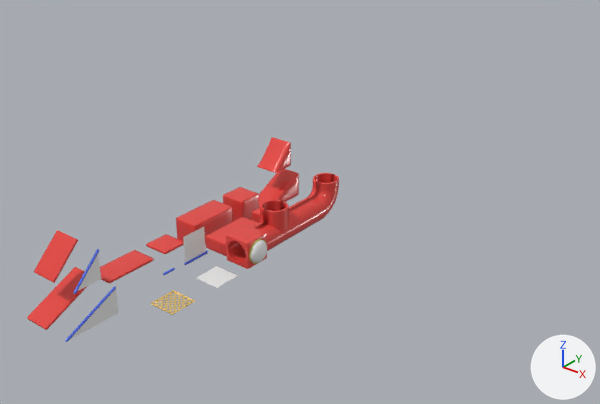
Two versions of the FBX model Context1/Assets/Art Assets/2 Environments/Playground/Playground Prefabs.fbx, one commit apart.
The view is the same before and after, from a 50 mm camera at (40.2, -42.9, 28.7) aimed at (5.7, 0.2, 2.0). The lights are fixed; the arrows at lower right show +X, +Y and +Z. Where no turn or scale is listed for an object, it has been applied to the vertices.

Before the edit, the objects in view are built like this:
```python
me_mesh_004 = bpy.data.meshes.new('Mesh.004')
me_mesh_004.from_pydata(...)  # 170 vertices, 168 faces; spans x -1.0..1.0, y -2.0..2.0, z -0.1..0.1
me_mesh_004.materials.append(mat_toycube_red)  # red #e74640
me_mesh_009 = bpy.data.meshes.new('Mesh.009')
me_mesh_009.from_pydata(...)  # 218 vertices, 216 faces; spans x -1.0..1.0, y -2.0..2.0, z -0.5..0.5
me_mesh_009.materials.append(mat_toycube_red)  # red #e74640
me_tube_t_002 = bpy.data.meshes.new('Tube_T.002')
me_tube_t_002.from_pydata(...)  # 313 vertices, 297 faces; spans x -1.0..1.0, y -1.0..3.0, z -1.0..2.0
# faces by material slot: [169, 128]
me_tube_t_002.materials.append(mat_tubeback)  # red #e74640
me_tube_t_002.materials.append(mat_tubefront)  # red #e74640
ob_toycubelong_thin = bpy.data.objects.new('ToyCubeLong_Thin', me_mesh_009)
ob_toycubelong_thin.location = (3.0, -4.0, 0.0)
ob_toyplatformlong = bpy.data.objects.new('ToyPlatformLong', me_mesh_004)
ob_toyplatformlong.location = (0.0, -12.0, 0.0)
ob_tube_t = bpy.data.objects.new('Tube_T', me_tube_t_002)
ob_tube_t.location = (6.0, -4.0, 1.0)
# also in view: 'Tube_Straight' at (6.0, 0.0, 1.0); 'FenceNet' at (3.0, -8.0, 1.0); 'ToyPlatform_Diagonal' at (0.0, -17.0, 3.0); 'ToyCubeLong' at (0.0, -4.0, 0.0); 'Tube_Corner' at (6.0, 2.5, 1.5)
```
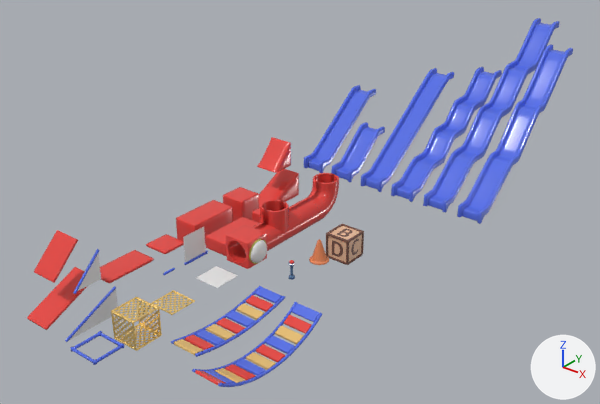
The change, as a list of edits to the scene's bpy script:
```text
Add ob_fencerim_box:
    ob_fencerim_box = bpy.data.objects.new('FenceRim_Box', me_fencerim_box)  # 648 vertices, 768 faces; spans x -1.12..1.12, y -1.12..1.12, z -0.1..0.1; in mat_toycube_blue (blue #5670e7)
    ob_fencerim_box.location = (6.0, -19.0, -0.1)
Add ob_lettberbox:
    ob_lettberbox = bpy.data.objects.new('LettberBox', me_letterbox_001)  # 882 vertices, 888 faces; spans x -0.99..0.99, y -0.99..0.99, z -0.99..0.99; in mat_lettercubeabcdef (picture img_lettercubeabcdef_png)
    ob_lettberbox.location = (10.0, 0.0, 0.0)
Add ob_slide1:
    ob_slide1 = bpy.data.objects.new('Slide1', me_mesh_014)  # 1146 vertices, 1144 faces; spans x -1.0..1.0, y -1.0..7.0, z -0.1..5.4; in mat_toycube_blue (blue #5670e7)
    ob_slide1.location = (0.04, 10.0, 0.0)
Add ob_bridgeb:
    ob_bridgeb = bpy.data.objects.new('BridgeB', me_bridgeb_001)  # 3203 vertices, 3418 faces; spans x -1.1..1.1, y -9.18..0.06, z -1.52..0.17; in mat_toycube_red (red #e74640), mat_toycube_blue (blue #5670e7), mat_toycube_yellow (orange #e7be73)
    ob_bridgeb.location = (13.0, -8.0, -0.1)
Add ob_slide5:
    ob_slide5 = bpy.data.objects.new('Slide5', me_mesh_018)  # 2298 vertices, 2296 faces; spans x -1.0..1.0, y -1.0..17.0, z -0.1..11.4; in mat_toycube_blue (blue #5670e7)
    ob_slide5.location = (12.04, 10.0, 0.0)
Add ob_bridgea:
    ob_bridgea = bpy.data.objects.new('BridgeA', me_bridgea_001)  # 2618 vertices, 2792 faces; spans x -1.1..1.1, y -7.93..0.02, z -0.65..0.1; in mat_toycube_red (red #e74640), mat_toycube_blue (blue #5670e7), mat_toycube_yellow (orange #e7be73)
    ob_bridgea.location = (10.0, -8.0, -0.1)
Add ob_trafficcone:
    ob_trafficcone = bpy.data.objects.new('TrafficCone', me_mesh_020)  # 674 vertices, 672 faces; spans x -0.68..0.68, y -0.68..0.68, z 0.0..1.59; in mat_trafficcone (orange #e78758)
    ob_trafficcone.location = (10.0, -3.0, 0.0)
Add ob_buttonbase:
    ob_buttonbase = bpy.data.objects.new('ButtonBase', me_buttonbase)  # 401 vertices, 393 faces; spans x -0.217..0.217, y -0.217..0.217, z 0.0..1.2; in mat_buttonled_strip (white #e7e7e7), mat_buttonbase (blue #59799f), mat_buttonbase2 (blue #42577e)
    ob_buttonbase.location = (10.0, -6.0, 0.0)
Add ob_slide6:
    ob_slide6 = bpy.data.objects.new('Slide6', me_mesh_019)  # 1914 vertices, 1912 faces; spans x -1.0..1.0, y -1.0..13.0, z -0.1..10.4; in mat_toycube_blue (blue #5670e7)
    ob_slide6.location = (15.04, 10.0, 0.0)
Add ob_slide2:
    ob_slide2 = bpy.data.objects.new('Slide2', me_mesh_015)  # 1146 vertices, 1144 faces; spans x -1.0..1.0, y -1.0..4.0, z -0.1..3.4; in mat_toycube_blue (blue #5670e7)
    ob_slide2.location = (3.04, 10.0, 0.0)
Add ob_slide4:
    ob_slide4 = bpy.data.objects.new('Slide4', me_mesh_017)  # 2298 vertices, 2296 faces; spans x -1.0..1.0, y -1.0..13.0, z -0.1..7.4; in mat_toycube_blue (blue #5670e7)
    ob_slide4.location = (9.04, 10.0, 0.0)
Add ob_slide3:
    ob_slide3 = bpy.data.objects.new('Slide3', me_mesh_016)  # 1146 vertices, 1144 faces; spans x -1.0..1.0, y -1.0..10.0, z -0.1..7.4; in mat_toycube_blue (blue #5670e7)
    ob_slide3.location = (6.04, 10.0, 0.0)
Add ob_metalgratecube:
    ob_metalgratecube = bpy.data.objects.new('MetalGrateCube', me_metalgratecube)  # 5648 vertices, 6688 faces; spans x -1.0..1.0, y -1.04..1.04, z -0.94..1.14; in mat_metalgrid (beige #ffdd8f)
    ob_metalgratecube.location = (6.0, -16.0, -0.1)
```

Pixel boxes [x1, y1, x2, y2] of what changed, in the pictures (600 x 404 px):
'Slide5', added (blue): after [423, 18, 559, 212]
'Slide6', added (blue): after [457, 44, 573, 224]
'Slide4', added (blue): after [391, 67, 502, 202]
'BridgeB', added: after [192, 302, 322, 387]
'Slide3', added (blue): after [361, 68, 454, 192]
'BridgeA', added: after [171, 286, 285, 357]
'Slide1', added (blue): after [304, 85, 376, 173]
'MetalGrateCube', added: after [111, 297, 162, 351]
'Slide2', added (blue): after [331, 122, 385, 182]
'LettberBox', added (beige): after [326, 224, 364, 265]
'FenceRim_Box', added (blue): after [71, 331, 124, 365]
'TrafficCone', added: after [309, 239, 329, 265]
'ButtonBase', added: after [289, 262, 295, 280]
